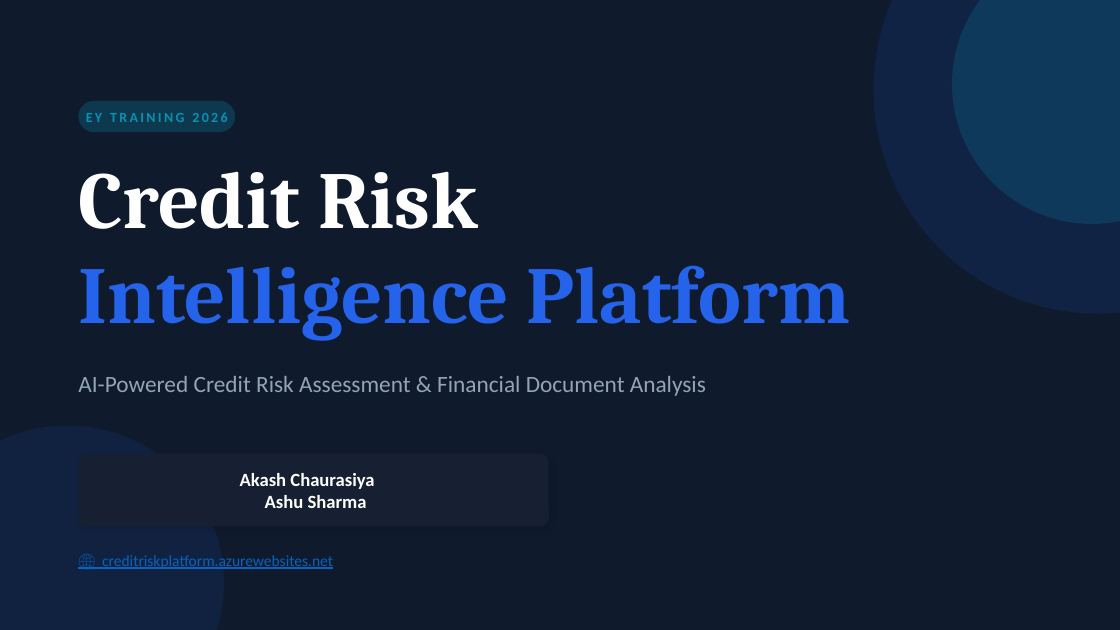
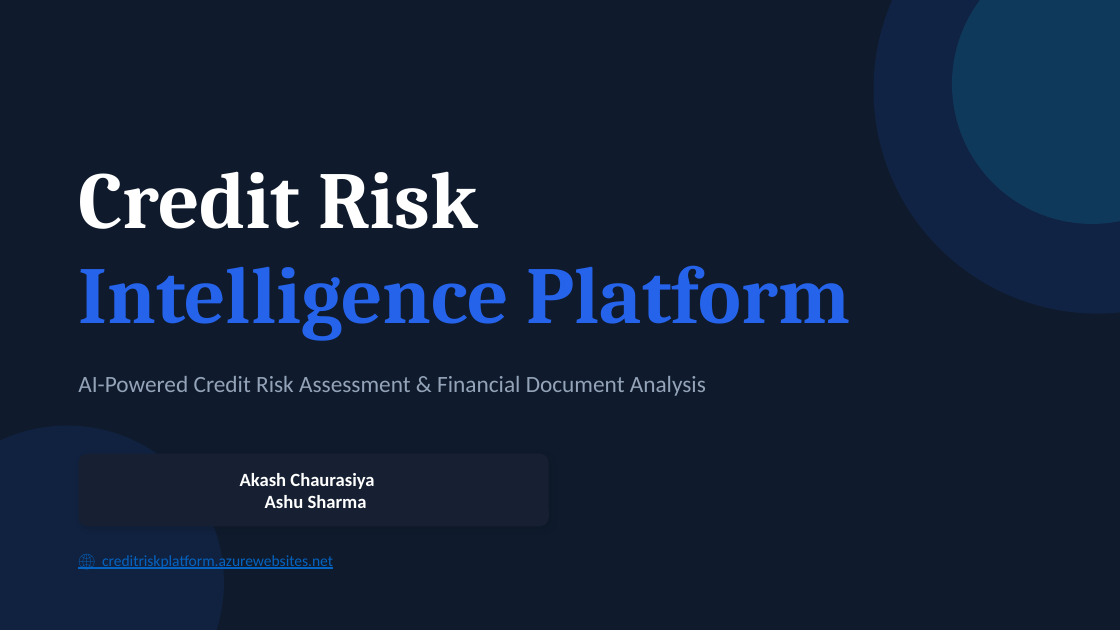
Before and after one commit to Chaurasiyakash0136/EY-Training-2026, a slide deck: slide 1 of Capstone_Project/Credit-Risk-Intelligence-Platform/docs/Project_Documents/Credit_Risk_Platform_Capstone_project.pptx. Drawn at 1120x630 pixels with LibreOffice and Linux fonts; fonts in the diff are those of the drawing. Boxes give left, top, right and bottom in pixels: in the first picture for what was removed or moved away, otherwise in the second. Text is boxed around its words. In the diff, an @@ line names an element or a change of style, - is before the commit and + after.

```diff
--- a/Capstone_Project/Credit-Risk-Intelligence-Platform/docs/Project_Documents/Credit_Risk_Platform_Capstone_project.pptx
+++ b/Capstone_Project/Credit-Risk-Intelligence-Platform/docs/Project_Documents/Credit_Risk_Platform_Capstone_project.pptx
@@ rounded rectangle removed at <box>78,101,235,132</box> @@
@@ text removed at <box>86,112,227,122</box> @@
-EY TRAINING 2026
```
Also in this commit, not shown: 3 other slides changed.
